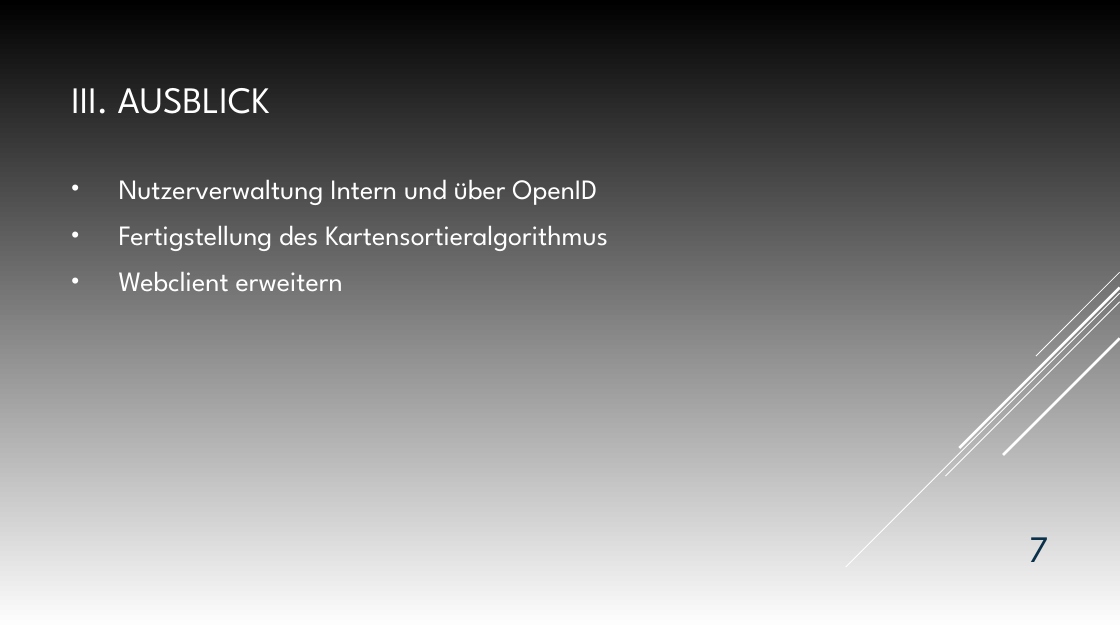
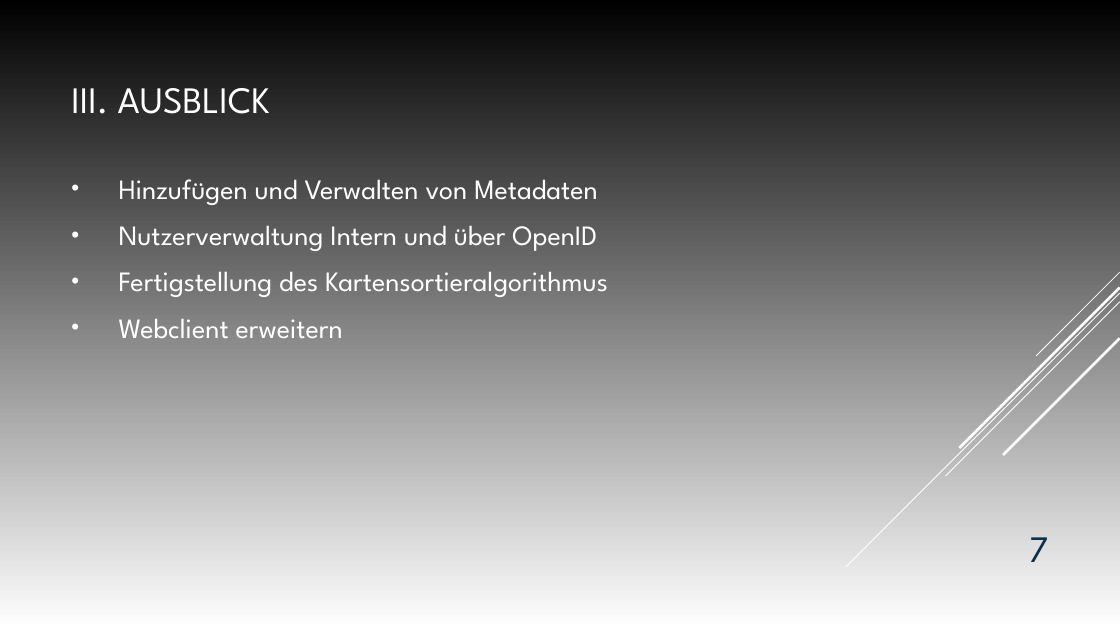
Before and after one commit to BuLLan/SCC_FlashCards, a slide deck: slide 7 of flashcards/Zwischenpräsentation.odp. Drawn at 1120x630 pixels with LibreOffice and Linux fonts; fonts in the diff are those of the drawing. Boxes give left, top, right and bottom in pixels: in the first picture for what was removed or moved away, otherwise in the second. Text is boxed around its words. In the diff, an @@ line names an element or a change of style, - is before the commit and + after.

```diff
--- a/flashcards/Zwischenpräsentation.odp
+++ b/flashcards/Zwischenpräsentation.odp
@@ text at (x1=119, y1=179, x2=597, y2=205): paragraph added @@
+• Hinzufügen und Verwalten von Metadaten
```
Also in this commit, not shown: 1 other file.
